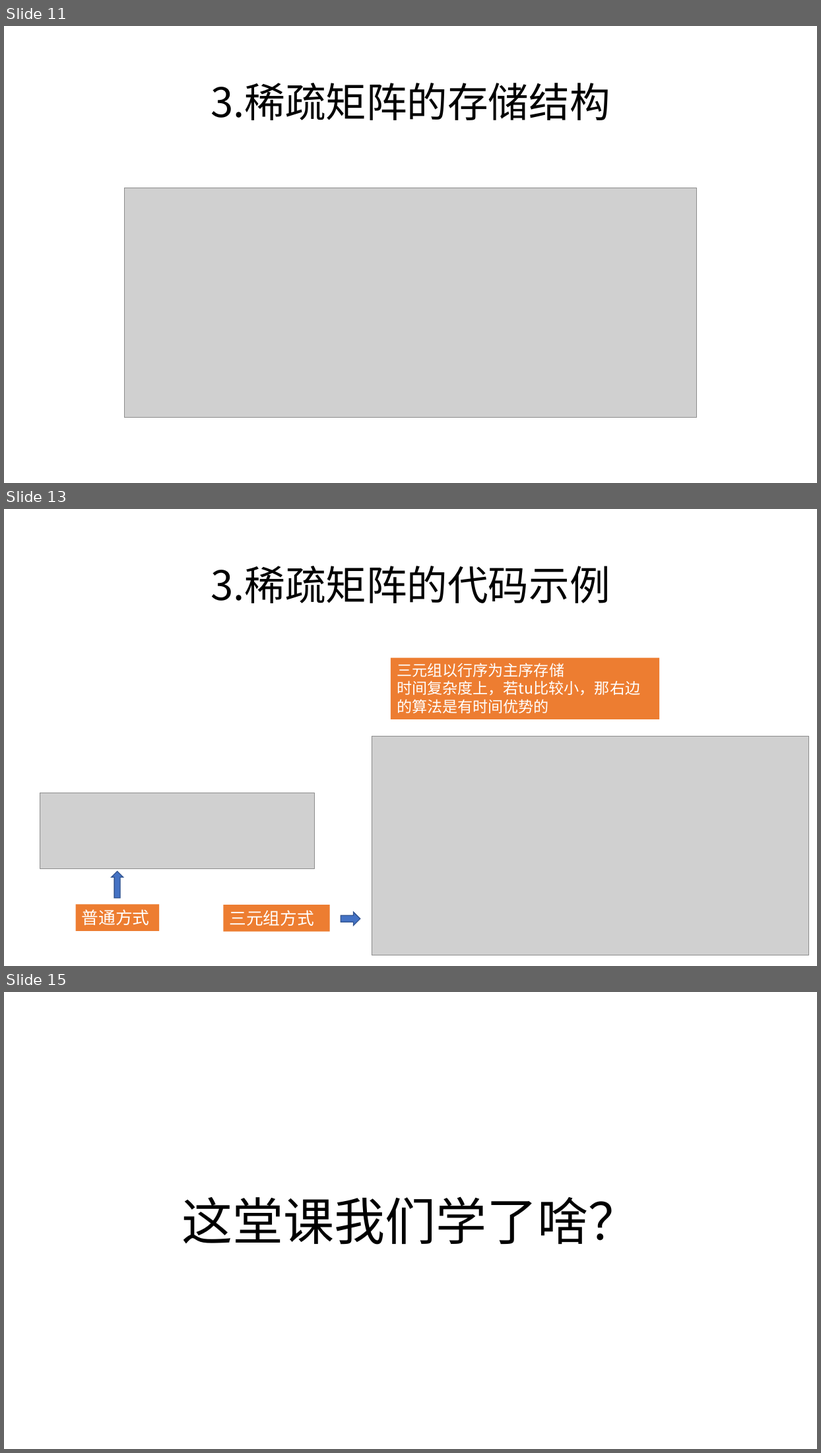
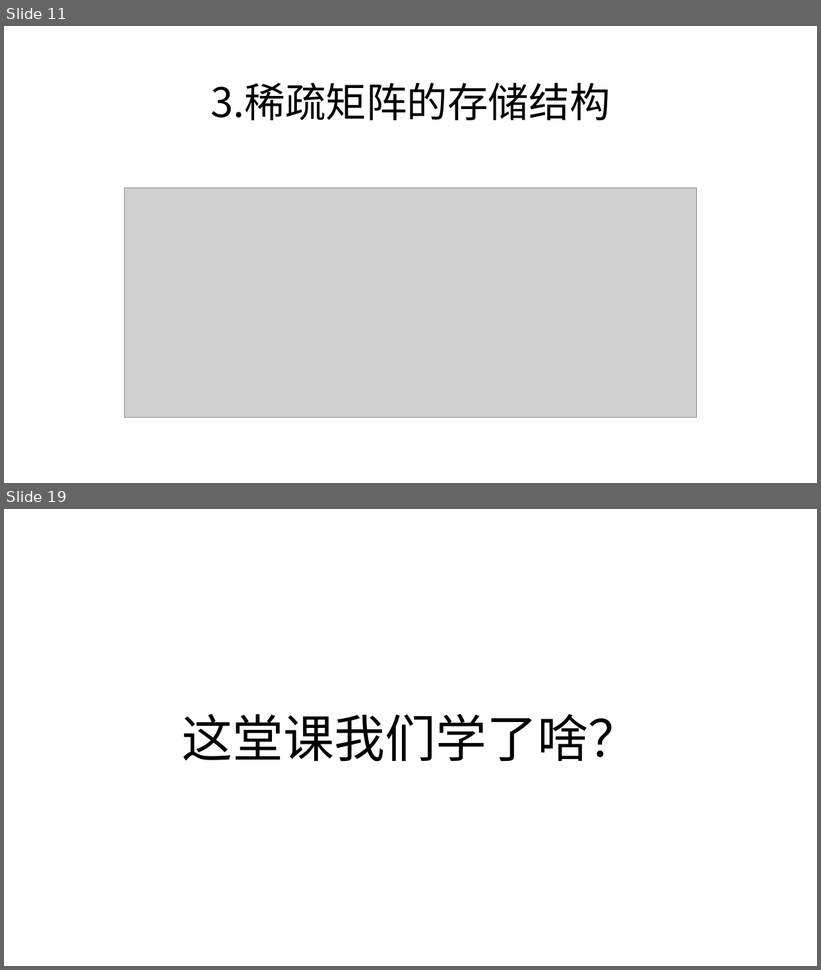
Before and after one commit to zjyesir/hmc_data_structure, a slide deck: ppt/5.数组和广义表.pptx. Shown one above the other, each under a label of ours: slides 11, 13 and 15 before the commit, slides 11 and 19 after it; the slides between them are not shown. The pictures are 821x1453 and 821x970 pixels, drawn with LibreOffice and Linux fonts; fonts in the diff are those of the drawing; grey boxes stand for pictures; background and template pictures are left out. Boxes give left, top, right and bottom in pixels: in the first picture for what was removed or moved away, otherwise in the second. Text is boxed around its words. In the diff, an @@ line names an element or a change of style, - is before the commit and + after.

```diff
--- a/ppt/5.数组和广义表.pptx
+++ b/ppt/5.数组和广义表.pptx
@@ slide 13 removed at [4,509,817,966], background picture (left out) @@
@@ text removed at [211,566,611,603] @@
-3.稀疏矩阵的代码示例
@@ rectangle removed at [391,658,660,720] @@
-三元组以行序为主序存储
-时间复杂度上，若tu比较小，那右边的算法是有时间优势的
@@ picture removed at [372,737,809,956] @@
@@ picture removed at [40,793,314,869] @@
@@ up arrow removed at [112,872,123,899] @@
@@ rectangle removed at [76,905,160,931] @@
-普通方式
@@ rectangle removed at [224,906,330,932] @@
-三元组方式
@@ right arrow removed at [341,913,360,926] @@
@@ what was slide 15 is now slide 19 @@
```
Also in this commit, not shown: 3 slides changed, 6 slides added, 1 other slide removed, 3 other files.
